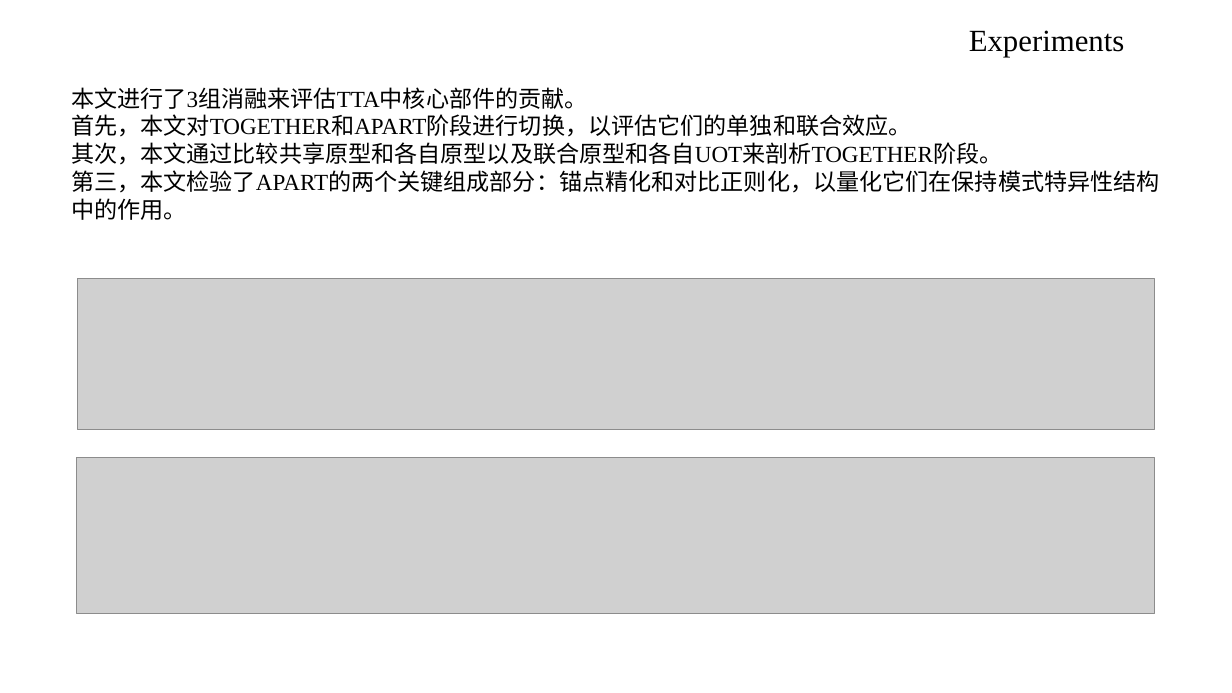
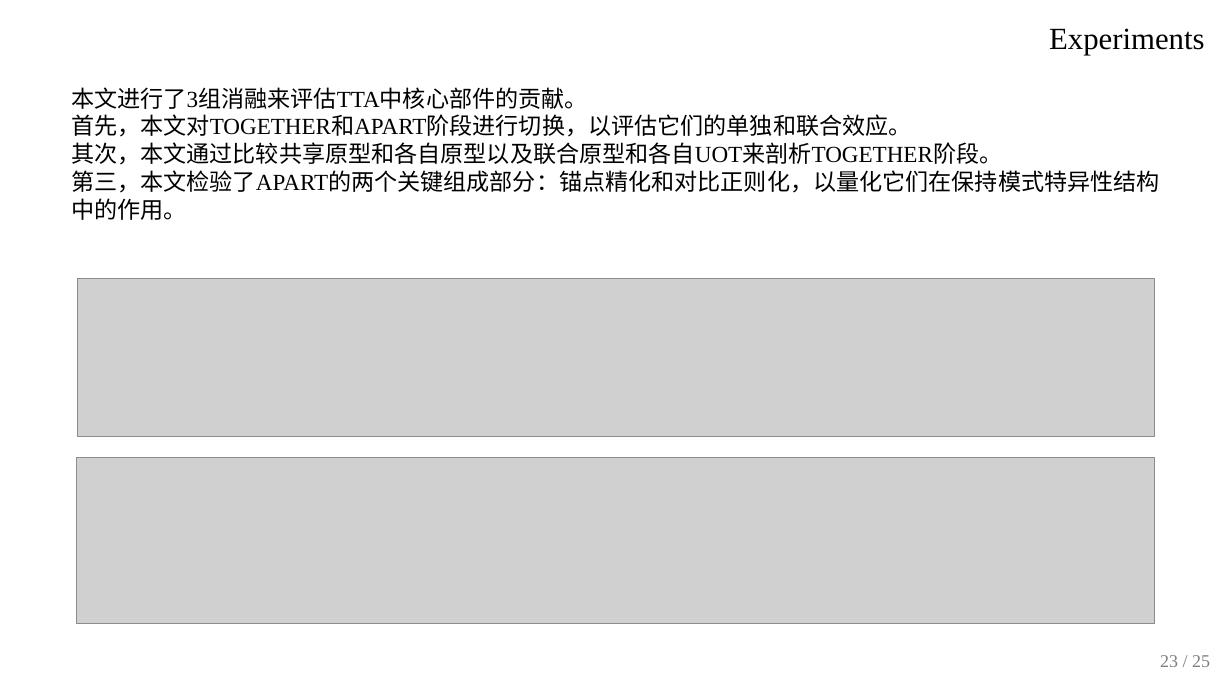
Before and after one commit to Skywalkerjieee/paper-sharing-ppt, a slide deck: slide 23 of assets/paper-sharing-style-reference.pptx. Drawn at 1232x693 pixels with LibreOffice and Linux fonts; fonts in the diff are those of the drawing; grey boxes stand for pictures. Boxes give left, top, right and bottom in pixels: in the first picture for what was removed or moved away, otherwise in the second. Text is boxed around its words. In the diff, an @@ line names an element or a change of style, - is before the commit and + after.

```diff
--- a/assets/paper-sharing-style-reference.pptx
+++ b/assets/paper-sharing-style-reference.pptx
@@ text "Experiments": place and size @@
-text "Experiments" at [969,30,1125,57]
+text "Experiments" at [1049,28,1205,55]
@@ text "Experiments" at [1049,28,1205,55]: alignment left to right @@
@@ picture: place and size @@
-picture at [78,278,1154,430]
+picture at [78,278,1154,436]
@@ picture: place and size @@
-picture at [77,458,1155,614]
+picture at [77,458,1155,624]
@@ text added at [1160,655,1210,667], 14 pt, text #7F7F7F @@
+23 / 25
```
Also in this commit, not shown: 21 other slides changed, 3 slides added, 3 slides removed, 9 other files.
